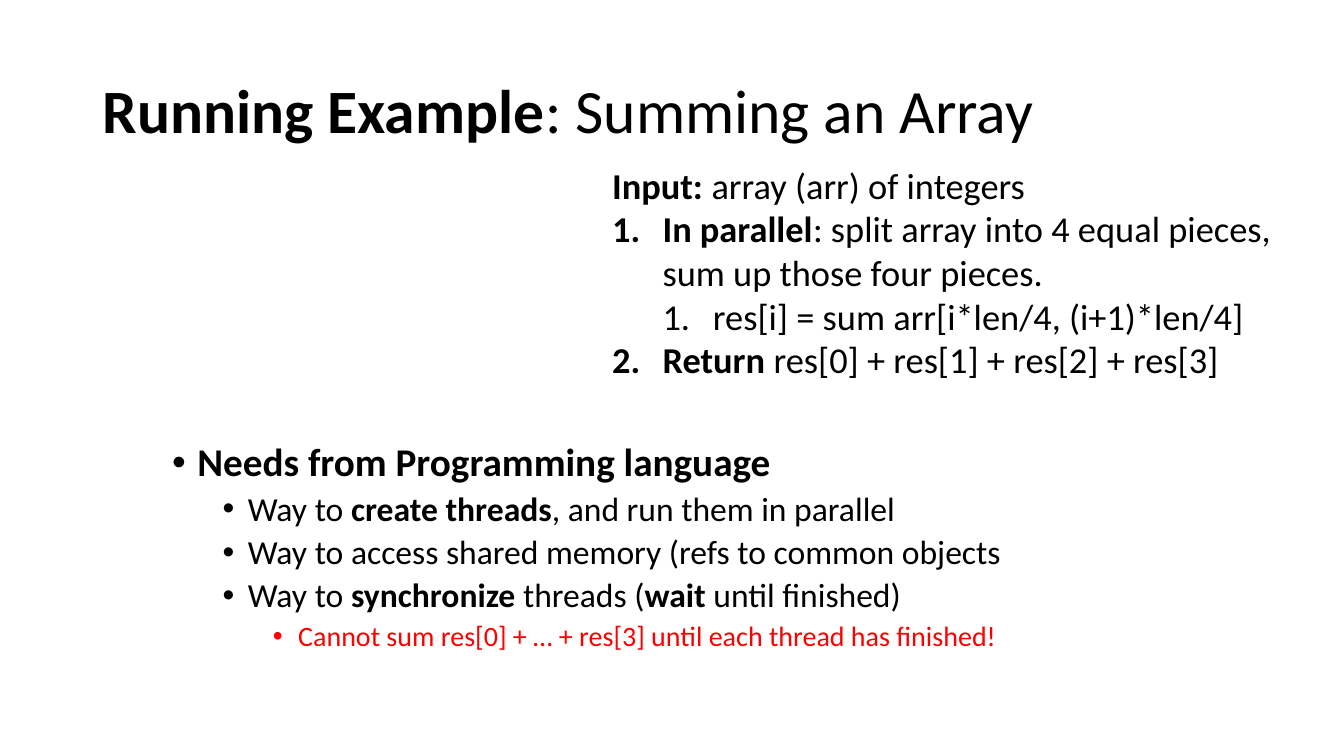
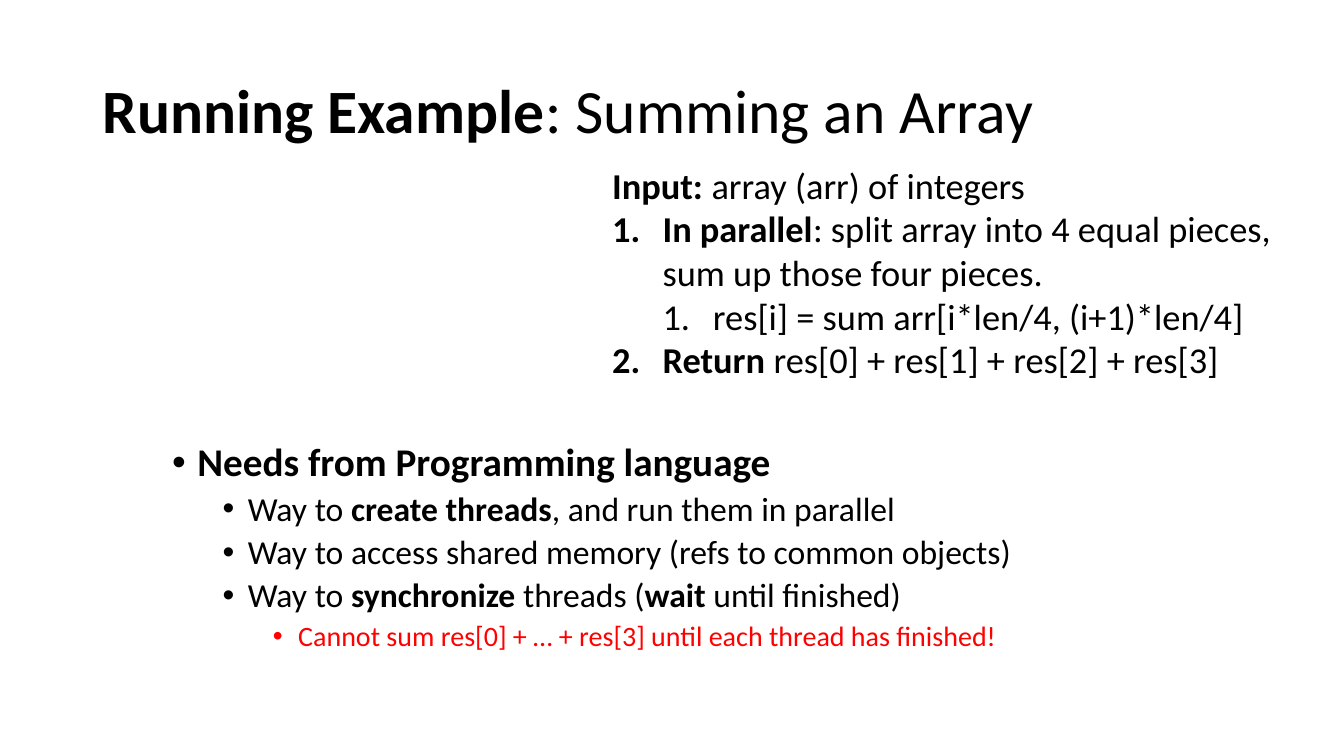
Before and after one commit to natebrunelle/cse332, a slide deck: slide 7 of markdown/files/slides/lecture17_forkjoin.pptx. Drawn at 1344x756 pixels with LibreOffice and Linux fonts; fonts in the diff are those of the drawing; grey boxes stand for pictures. Boxes give left, top, right and bottom in pixels: in the first picture for what was removed or moved away, otherwise in the second. Text is boxed around its words. In the diff, an @@ line names an element or a change of style, - is before the commit and + after.

```diff
--- a/markdown/files/slides/lecture17_forkjoin.pptx
+++ b/markdown/files/slides/lecture17_forkjoin.pptx
@@ text at [248,539,1011,570]: text changed @@
-  • Way to access shared memory (refs to common objects
+  • Way to access shared memory (refs to common objects)
```
Also in this commit, not shown: 3 other slides changed, 8 other files.
